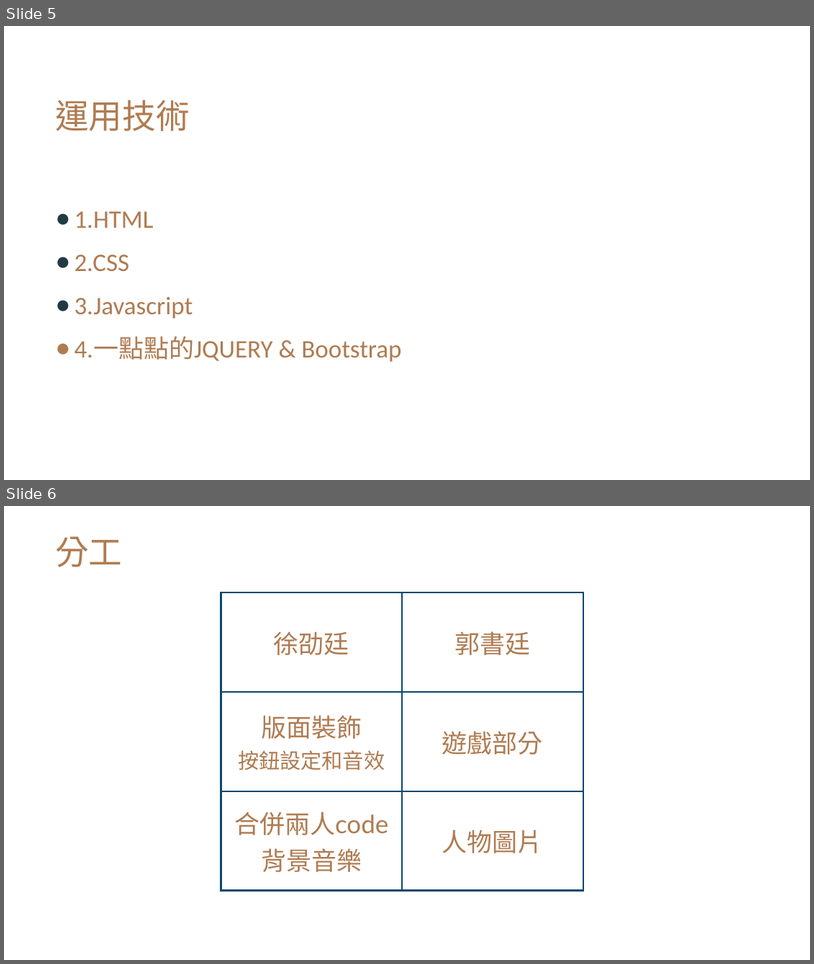
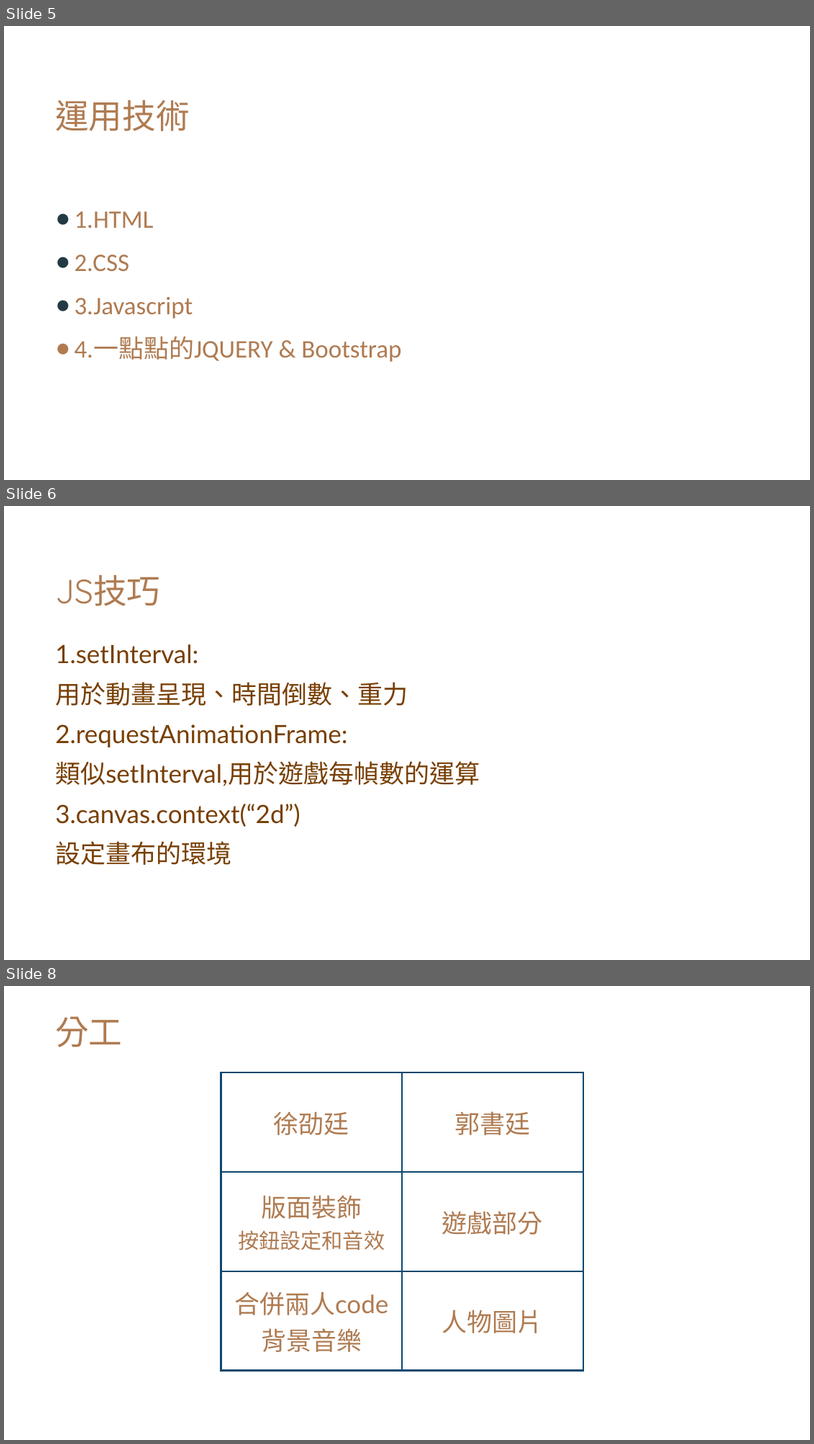
Before and after one commit to Hst0411/web, a slide deck: 00857105-00857141.pptx. Shown one above the other, each under a label of ours: slides 5 and 6 before the commit, slides 5, 6 and 8 after it; the slides between them are not shown. The pictures are 814x964 and 814x1444 pixels, drawn with LibreOffice and Linux fonts; fonts in the diff are those of the drawing. Boxes give left, top, right and bottom in pixels: in the first picture for what was removed or moved away, otherwise in the second. Text is boxed around its words. In the diff, an @@ line names an element or a change of style, - is before the commit and + after.

```diff
--- a/00857105-00857141.pptx
+++ b/00857105-00857141.pptx
@@ slide 6 added at <box>4,506,810,960</box>, background #FFFFFF @@
@@ title added at <box>55,575,160,606</box>, 40 pt, text #AF7B51 @@
+JS技巧
@@ text added at <box>55,644,480,865</box>, 30 pt, text #783F04 @@
+1.setInterval:
+用於動畫呈現、時間倒數、重力
+2.requestAnimationFrame:
+類似setInterval,用於遊戲每幀數的運算
+3.canvas.context(“2d”)
+設定畫布的環境
@@ what was slide 6 is now slide 8 @@
```
Also in this commit, not shown: 1 other slide added.
